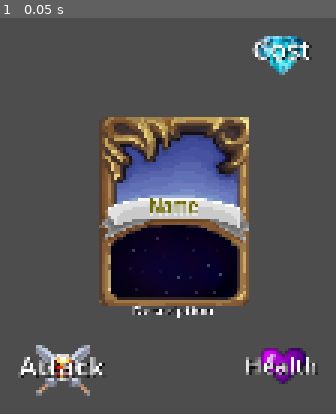
Above: before the commit, frame 1.
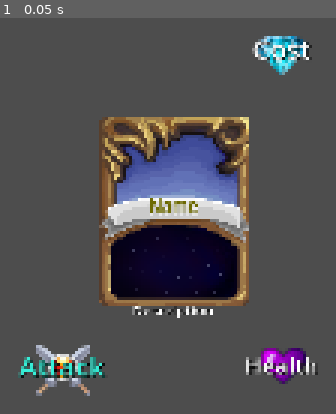
Above: after the commit, the same moment.

Repository: m-andreevskii/K-Cards
Game: Godot game, scene res://KCards/scenes/card_baseForBattle.tscn
Same seed, same stepped clock (60 frames per second), same inputs: the game is played once before the commit and once after it. This scene is started directly instead of the project's main scene.
Inputs:
- Up to frame 1 (0.05 s): no input

The runs differ from the first frame. In frame 1, 0.7% of the frame differs, in the area x 5-32%, y 85-91%.

Commit message:
last-commit

Diff:
--- a/KCards/cards/card_baseForBattle.gd
+++ b/KCards/cards/card_baseForBattle.gd
@@ -173,6 +173,9 @@
 					mouseLeftPressedCallback.call(self)
 				MOUSE_BUTTON_RIGHT:
 					# while right mouse button is pressed, the card's scale is to twice as big as default
+						$Button/Bars/BottomBar/Attack/CenterContainer/attackBackground.scale = Vector2(1,1)
+						$Button/Bars/BottomBar/Health/CenterContainer/healthBackground.scale = Vector2(1,1)
+						$Button/Bars/Description/CenterContainer/descrBackground/Description.visible = true
 						self.z_index = RenderingServer.CANVAS_ITEM_Z_MAX
 						rotationBackUp = self.rotation
 						self.rotation = 0
@@ -186,8 +189,13 @@
 					pass
 				MOUSE_BUTTON_RIGHT:
 					# when right mouse button is released, card's scale is set to default value
+
 						$AnimationPlayer.play_backwards("Scale_Grow")
 						await $AnimationPlayer.animation_finished
+						if self.scaler == 0.14:
+							$Button/Bars/BottomBar/Attack/CenterContainer/attackBackground.scale = Vector2(3,3)
+							$Button/Bars/BottomBar/Health/CenterContainer/healthBackground.scale = Vector2(3,3)
+							$Button/Bars/Description/CenterContainer/descrBackground/Description.visible = false
 						self.scale = Vector2(scaler, scaler)
 						self.rotation = rotationBackUp
 						self.position = Vector2(x, y)
--- a/KCards/scenes/card_baseForBattle.tscn
+++ b/KCards/scenes/card_baseForBattle.tscn
@@ -275,6 +275,7 @@
 texture = ExtResource("6_wmrt1")
 
 [node name="Attack" type="Label" parent="Button/Bars/BottomBar/Attack/CenterContainer/attackBackground"]
+modulate = Color(0.215686, 0.937255, 0.847059, 1)
 offset_left = -80.8958
 offset_top = -95.0
 offset_right = 79.1042
--- a/KCards/scenes/menu/battlefield/battlefield.gd
+++ b/KCards/scenes/menu/battlefield/battlefield.gd
@@ -293,6 +293,7 @@
 
 							# проверка является ли карта Юнитом и можно ли её положить на стол
 							if(selectedCard.type == "Units"):
+								scaleCardParametres(selectedCard)
 								putPlayerCardOnTable(selectedCard, slotID)
 
 					pass
@@ -571,9 +572,15 @@
 			x = get_node("EnemyCards/E12").position.x + 25
 			y = get_node("EnemyCards/E12").position.y + 9
 			visibleCardAI.rotation = -(PI/8)
-
+	#visibleCardAI.find_child("Health").find_child("Health").add_theme_font_size_override("font_size", 59)
+	scaleCardParametres(visibleCardAI)
 	visibleCardAI.display_card(x, y, 0.14, card, onSelectAICard)
 	cellAIDeck[indexCell] = visibleCardAI
+
+func scaleCardParametres(card):
+	card.find_child("healthBackground").scale = Vector2(3,3)
+	card.find_child("attackBackground").scale = Vector2(3,3)
+	card.find_child("Description").find_child("Description").visible = false
 
 func onSelectAICard(card):
 	if (selectedCard):
